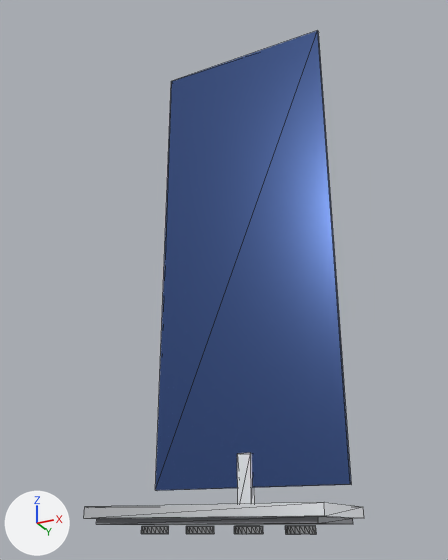
Two versions of the glTF model public/models/starlink.glb, one commit apart.
Rendered twice from a camera (50 mm lens) standing at (3.33, -6.66, -0.18) and looking at (-0.09, 0.18, 2.89). The axes (+X, +Y, +Z) are drawn at lower left. The lights are the same throughout. The older version comes first. Mesh edges are drawn as thin lines. Vertices at exactly the same position are counted once.

Before the edit, the objects in view are built like this:
```python
mat_alu = principled_material('alu')
mat_alu.base_color = (0.75, 0.77, 0.8)  # white #e1e3e7
mat_alu.metallic = 1.0
mat_alu.roughness = 0.4
mat_solar_cell = principled_material('solar-cell')
mat_solar_cell.base_color = (0.04, 0.07, 0.18)  # dark blue #384b76
mat_solar_cell.metallic = 0.85
mat_solar_cell.roughness = 0.22
mat_solar_cell.emission_color = (0.01, 0.02, 0.06)  # dark blue #192745
mat_solar_cell.emission_strength = 1.0
me_mesh_0 = bpy.data.meshes.new('Mesh_0')
me_mesh_0.from_pydata(...)  # 200 vertices, 352 faces; spans x -1.4..1.4, y -0.7..0.7, z -0.22..6.9
# faces by material slot: [24, 12, 304, 12]
me_mesh_0.materials.append(mat_alu)  # white #e1e3e7
me_mesh_0.materials.append(mat_dark_metal)  # grey #909397
me_mesh_0.materials.append(mat_radiator)  # white #edf0f3
me_mesh_0.materials.append(mat_solar_cell)  # dark blue #384b76
ob_mesh_0 = bpy.data.objects.new('Mesh_0', me_mesh_0)
ob_mesh_0.location = (0.0, 0.0, 0.0)
```
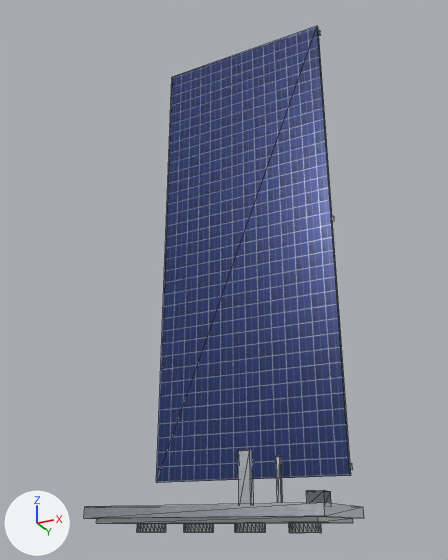
Where the change shows, as pixel boxes [x1, y1, x2, y2] in the pictures (448 x 560 px; the box of a moved part takes in the faces that stretch with it):
'Mesh_0', surface changed, reshaped: before [84, 30, 364, 534]; after [84, 26, 364, 533]
part 1 of me_mesh_0, moved or reshaped: before [237, 453, 255, 504]; after [238, 450, 254, 504]
part 2 of me_mesh_0, added: after [276, 456, 283, 503]
part 3 of me_mesh_0, added: after [306, 490, 331, 503]
part 4 of me_mesh_0, moved or reshaped: before [155, 30, 352, 491]; after [156, 26, 351, 483]
part 5 of me_mesh_0, rebuilt: before [186, 526, 214, 534]; after [184, 524, 214, 532]
part 6 of me_mesh_0, rebuilt (7% wider, 11% taller): before [234, 526, 263, 534]; after [235, 523, 266, 532]
part 7 of me_mesh_0, rebuilt (6% wider, 22% taller): before [285, 526, 316, 534]; after [289, 523, 322, 533]
part 8 of me_mesh_0, rebuilt: before [141, 526, 169, 534]; after [137, 524, 166, 532]
part 9 of me_mesh_0, moved or reshaped: before [96, 516, 353, 525]; after [96, 516, 353, 524]

Diff of the bpy script that builds the scene:
```diff
--- a/public/models/starlink.glb.py
+++ b/public/models/starlink.glb.py
@@ img_solar @@
+img_solar = load_image('solar', '_unpacked/solar', 256, 256, 'sRGB')
@@ img_metal @@
+img_metal = load_image('metal', '_unpacked/metal', 256, 256, 'sRGB')
@@ mat_alu @@
 mat_alu = principled_material('alu')
-mat_alu.base_color = (0.75, 0.77, 0.8)  # white #e1e3e7
+mat_alu.texture = img_metal
 mat_alu.metallic = 1.0
-mat_alu.roughness = 0.4
+mat_alu.roughness = 0.42
@@ mat_solar_cell @@
 mat_solar_cell = principled_material('solar-cell')
-mat_solar_cell.base_color = (0.04, 0.07, 0.18)  # dark blue #384b76
-mat_solar_cell.metallic = 0.85
-mat_solar_cell.roughness = 0.22
-mat_solar_cell.emission_color = (0.01, 0.02, 0.06)  # dark blue #192745
+mat_solar_cell.texture = img_solar
+mat_solar_cell.metallic = 0.45
+mat_solar_cell.roughness = 0.24
+mat_solar_cell.emission_color = (0.012, 0.02, 0.05)  # dark blue #1d273f
 mat_solar_cell.emission_strength = 1.0
@@ me_mesh_0 @@
 # used by ob_mesh_0; location = (0.0, 0.0, 0.0)
-me_mesh_0.from_pydata(...)  # 200 vertices, 352 faces; spans x -1.4..1.4, y -0.7..0.7, z -0.22..6.9
+me_mesh_0.from_pydata(...)  # 280 vertices, 476 faces; spans x -1.4..1.4, y -0.7..0.7, z -0.2..7.0
+# me_mesh_0 part 1: the loose piece of 8 vertices spanning x -0.09..0.09, y 0.55..0.65, z 0.0..0.7 is moved by (0.0, 0.0, 0.03)
+# me_mesh_0 part 2: a new loose piece, a box spanning x 0.475..0.525, y 0.425..0.475, z 0.01..0.63, in mat_alu (picture img_metal)
+# me_mesh_0 part 3: a new loose piece, a box spanning x 1.21..1.39, y -0.65..-0.45, z 0.03..0.17, in mat_dark_metal
+# me_mesh_0 part 4: the loose piece of 8 vertices spanning x -1.3..1.3, y 0.6..0.64, z 0.3..6.9 is moved by (0.0, 0.01, 0.1)
+# me_mesh_0 part 5: the loose piece of 42 vertices spanning x -0.46..-0.14, y -0.16..0.16, z -0.22..-0.14 is rebuilt with 52 vertices and now spans x -0.49..-0.15, y -0.17..0.17, z -0.2..-0.12
+# me_mesh_0 part 6: the loose piece of 42 vertices spanning x 0.14..0.46, y -0.16..0.16, z -0.22..-0.14 is rebuilt with 52 vertices and now spans x 0.15..0.49, y -0.17..0.17, z -0.2..-0.12
+# me_mesh_0 part 7: the loose piece of 42 vertices spanning x 0.74..1.06, y -0.16..0.16, z -0.22..-0.14 is rebuilt with 52 vertices and now spans x 0.78..1.12, y -0.17..0.17, z -0.2..-0.12
+# me_mesh_0 part 8: the loose piece of 42 vertices spanning x -1.06..-0.74, y -0.16..0.16, z -0.22..-0.14 is rebuilt with 52 vertices and now spans x -1.12..-0.78, y -0.17..0.17, z -0.2..-0.12
+# me_mesh_0 part 9
+# 4 vertices are removed from x -1.3..1.3, y -0.6..0.6, z -0.12
+# 10 faces are deleted
+# 4 vertices are added at (-1.3, -0.6, -0.11), (1.3, -0.6, -0.11), (1.3, 0.6, -0.11), (-1.3, 0.6, -0.11)
+# 10 new faces join them, mat_radiator (picture img_white)
+# other edits to the shape of me_mesh_0 do not show in these pictures
 me_mesh_0.materials.append(mat_alu)
```
